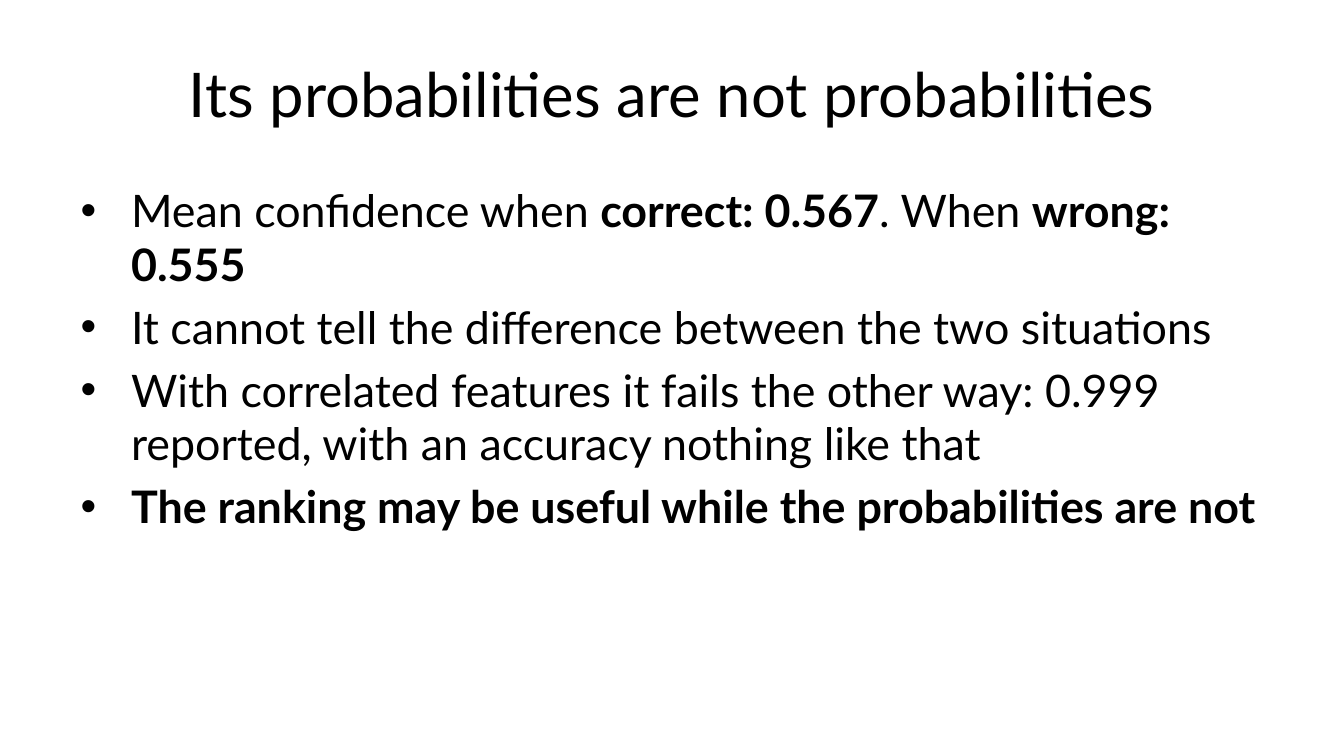
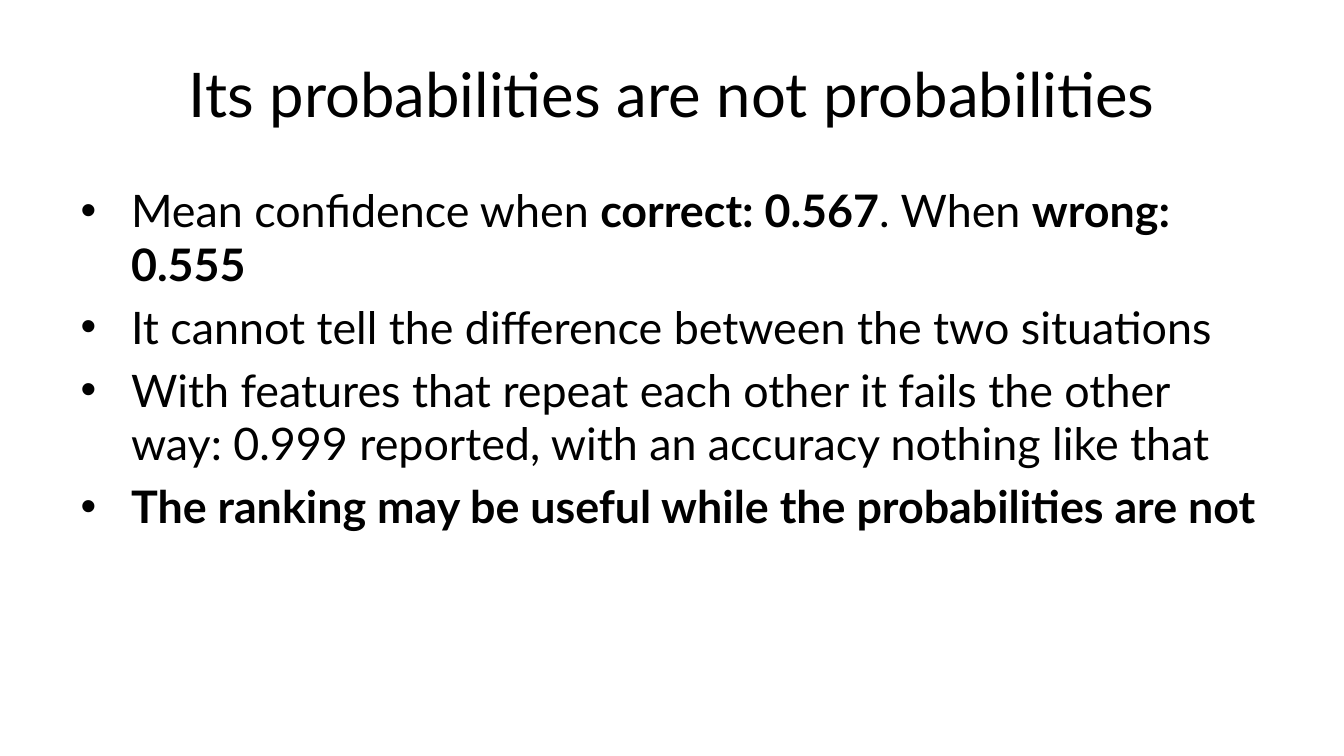
Before and after one commit to fabioantonini/technologies-for-artificial-intelligence, a slide deck: slide 38 of Lessons/06_knn_naive_bayes_svm/Slides/knn_naive_bayes_svm_slides.pptx. Drawn at 1344x756 pixels with LibreOffice and Linux fonts; fonts in the diff are those of the drawing; background and template pictures are left out. Boxes give left, top, right and bottom in pixels: in the first picture for what was removed or moved away, otherwise in the second. Text is boxed around its words. In the diff, an @@ line names an element or a change of style, - is before the commit and + after.

```diff
--- a/Lessons/06_knn_naive_bayes_svm/Slides/knn_naive_bayes_svm_slides.pptx
+++ b/Lessons/06_knn_naive_bayes_svm/Slides/knn_naive_bayes_svm_slides.pptx
@@ text at box(131, 374, 1209, 469): text changed @@
-• With correlated features it fails the other way: 0.999 reported, with an accuracy nothing like that
+• With features that repeat each other it fails the other way: 0.999 reported, with an accuracy nothing like that
```
Also in this commit, not shown: 5 other files.
